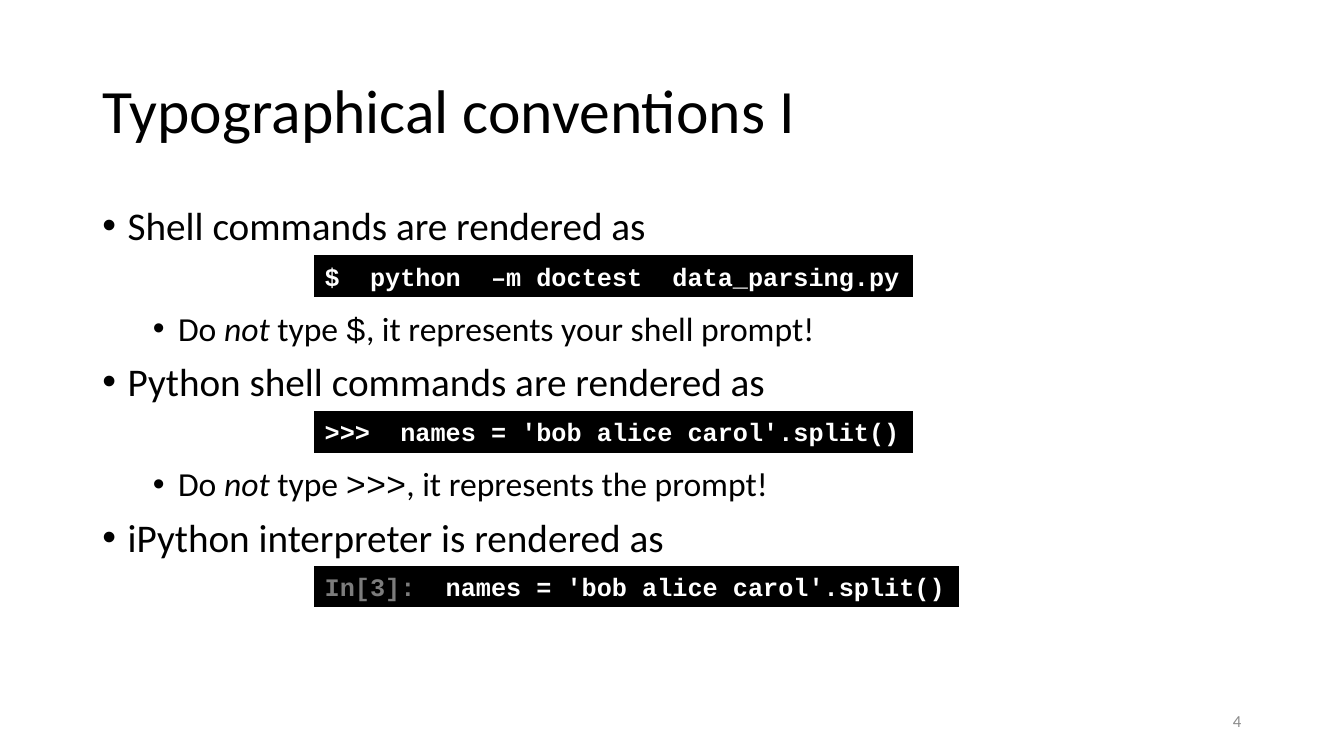
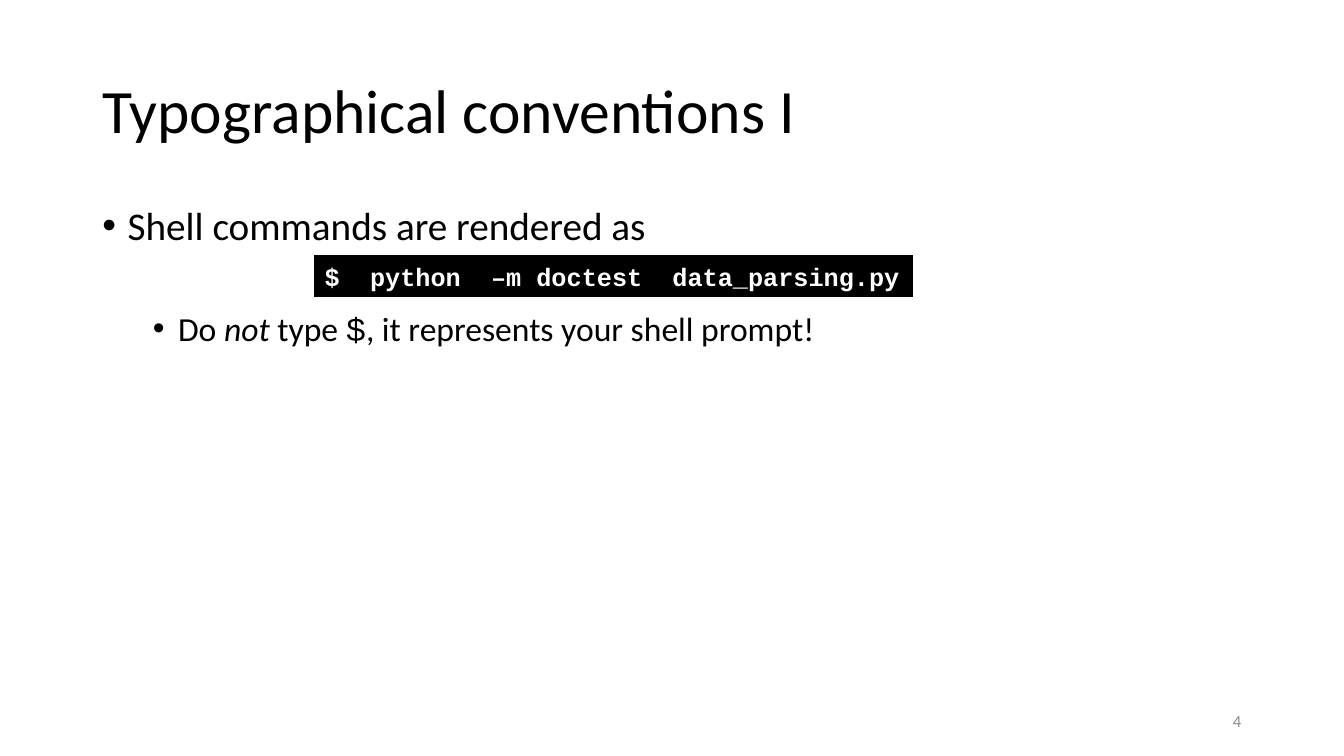
Before and after one commit to gjbex/Python-for-systems-programming, a slide deck: slide 4 of python_for_systems_programming.pptx. Drawn at 1344x756 pixels with LibreOffice and Linux fonts; fonts in the diff are those of the drawing. Boxes give left, top, right and bottom in pixels: in the first picture for what was removed or moved away, otherwise in the second. Text is boxed around its words. In the diff, an @@ line names an element or a change of style, - is before the commit and + after.

```diff
--- a/python_for_systems_programming.pptx
+++ b/python_for_systems_programming.pptx
@@ text at box(128, 368, 768, 559): paragraphs removed @@
-• Python shell commands are rendered as
-  • Do not type >>>, it represents the prompt!
-• iPython interpreter is rendered as
@@ rectangle removed at box(315, 411, 912, 452) @@
->>> names = 'bob alice carol'.split()
@@ rectangle removed at box(315, 567, 958, 607) @@
-In[3]: names = 'bob alice carol'.split()
```
Also in this commit, not shown: 1 other slide changed.
